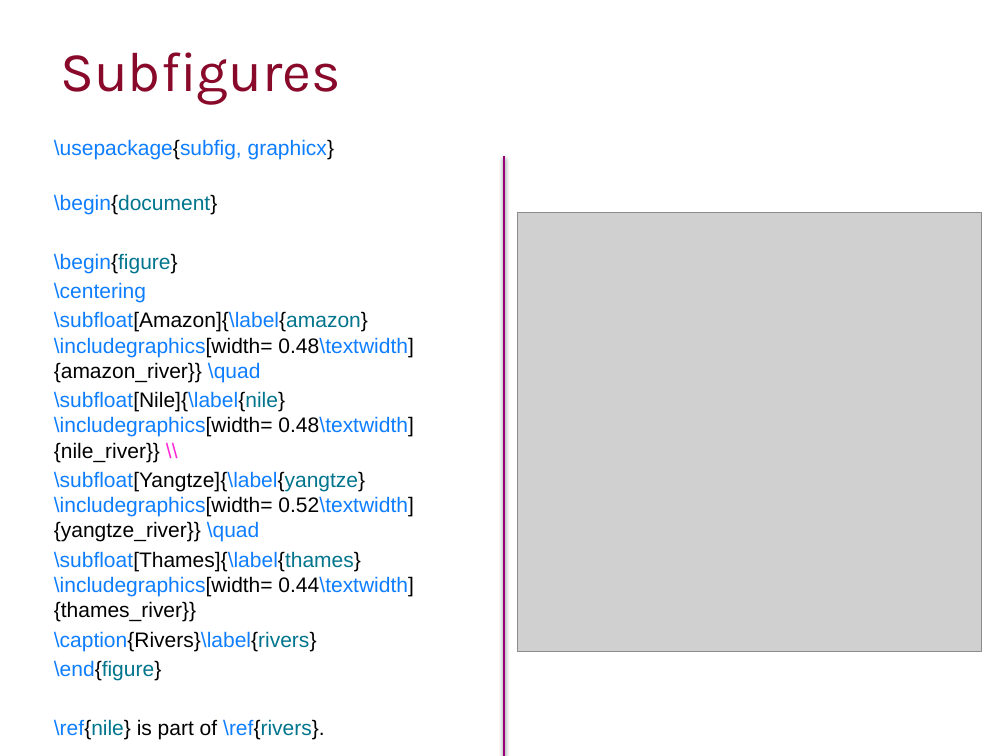
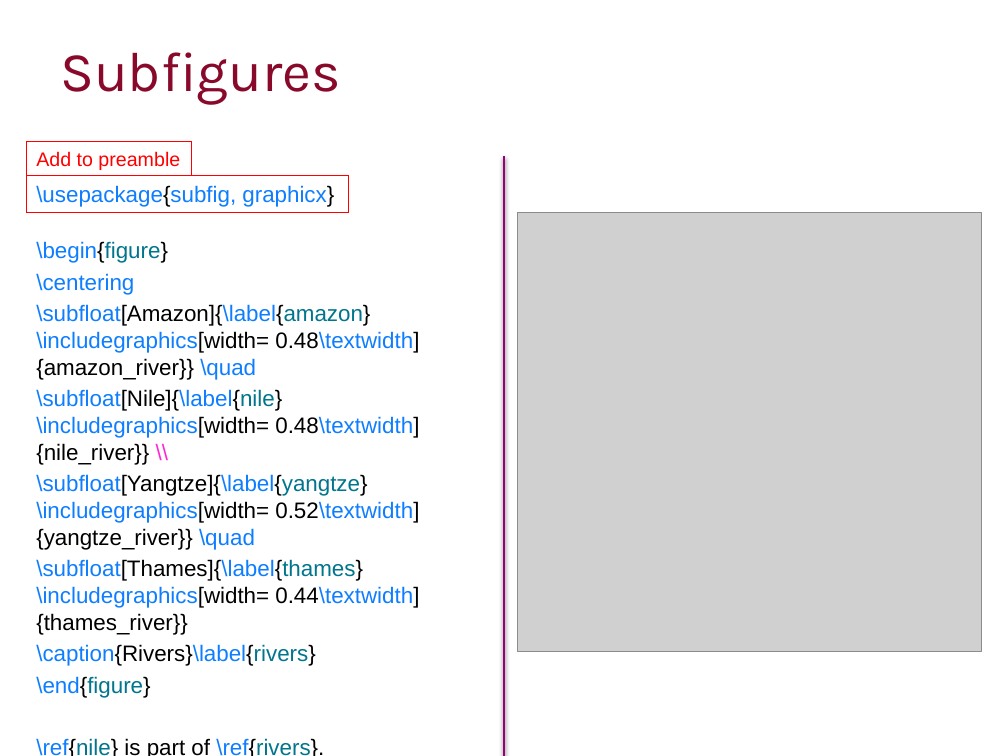
Before and after one commit to ImperialCollegeLondon/RCDS-writing-theses-in-latex, a slide deck: slide 30 of Writing Theses in Latex Slides.pptx. Drawn at 1008x756 pixels with LibreOffice and Linux fonts; fonts in the diff are those of the drawing; grey boxes stand for pictures; background and template pictures are left out. Boxes give left, top, right and bottom in pixels: in the first picture for what was removed or moved away, otherwise in the second. Text is boxed around its words. In the diff, an @@ line names an element or a change of style, - is before the commit and + after.

Commit message:
Reformatted preamble commands

```diff
--- a/Writing Theses in Latex Slides.pptx
+++ b/Writing Theses in Latex Slides.pptx
@@ rectangle added at bbox=[26, 141, 192, 175], outline #FF0000 0.75 pt, 14 pt, text #FF0000 @@
+Add to preamble
@@ text at bbox=[54, 139, 334, 214]: paragraphs removed @@
-\usepackage{subfig, graphicx}
-\begin{document}
@@ rectangle added at bbox=[26, 175, 348, 213], outline #FF0000 0.75 pt, 16 pt, text #0E7EFF @@
+\usepackage{subfig, graphicx}
@@ text "\begin{figure}": place and size @@
-text "\begin{figure}" at bbox=[54, 139, 414, 739]
+text "\begin{figure}" at bbox=[36, 241, 419, 756]
@@ text "\begin{figure}" at bbox=[36, 241, 419, 756]: size 15 to 16 pt @@
```
Also in this commit, not shown: 7 other slides changed.
